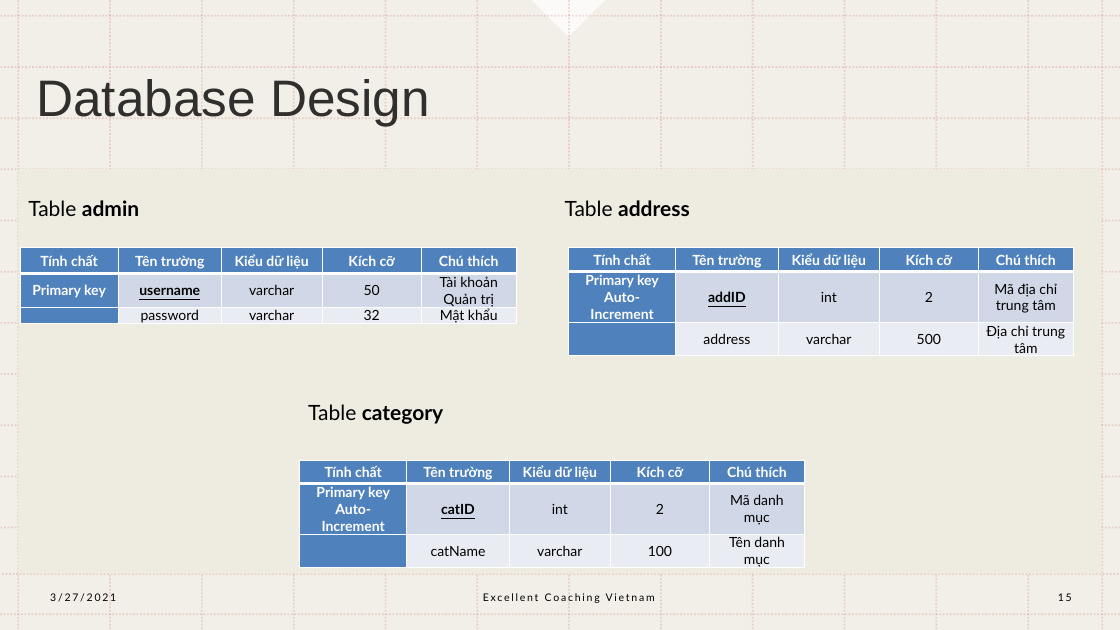
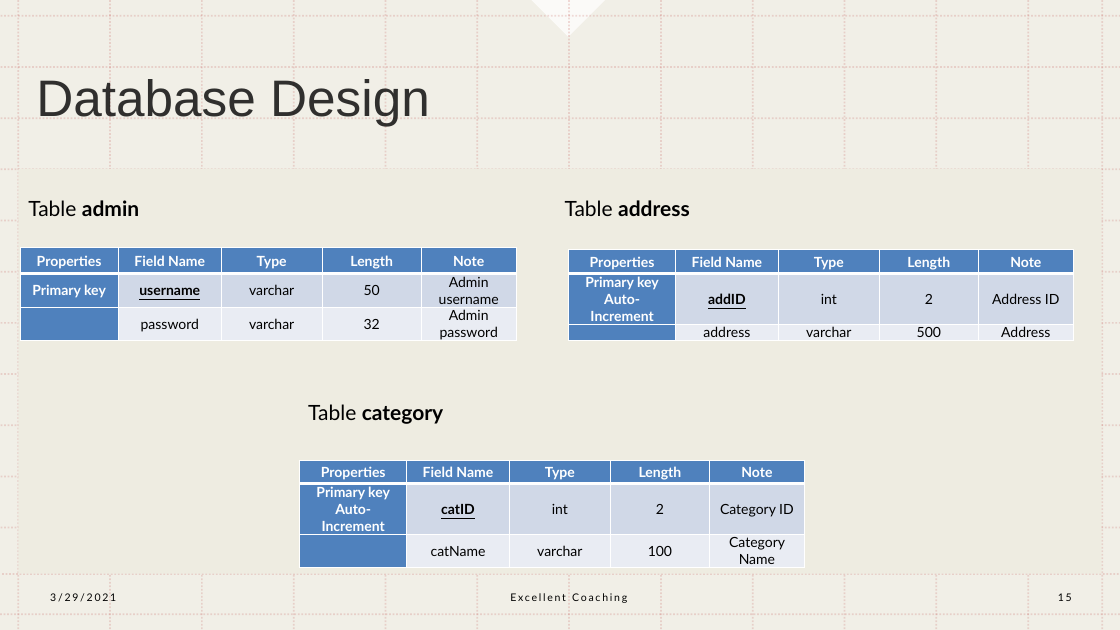
Before and after one commit to remichan97/excellent-coaching, a slide deck: slide 15 of documentation/Excellent Coaching Vietnam.pptx. Drawn at 1120x630 pixels with LibreOffice and Linux fonts; fonts in the diff are those of the drawing. Boxes give left, top, right and bottom in pixels: in the first picture for what was removed or moved away, otherwise in the second. Text is boxed around its words. In the diff, an @@ line names an element or a change of style, - is before the commit and + after.

```diff
--- a/documentation/Excellent Coaching Vietnam.pptx
+++ b/documentation/Excellent Coaching Vietnam.pptx
@@ table at (20,248,517,344) @@
-row 1: Tính chất | Tên trường | Kiểu dữ liệu | Kích cỡ | Chú thích
+row 1: Properties | Field Name | Type | Length | Note
-row 2, column 5: Tài khoản Quản trị
+row 2, column 5: Admin username
-row 3, column 5: Mật khẩu
+row 3, column 5: Admin password
@@ table at (569,250,1074,341) @@
-row 1: Tính chất | Tên trường | Kiểu dữ liệu | Kích cỡ | Chú thích
+row 1: Properties | Field Name | Type | Length | Note
-row 2, column 5: Mã địa chỉ trung tâm
+row 2, column 5: Address ID
-row 3, column 5: Địa chỉ trung tâm
+row 3, column 5: Address
@@ table at (300,461,805,568) @@
-row 1: Tính chất | Tên trường | Kiểu dữ liệu | Kích cỡ | Chú thích
+row 1: Properties | Field Name | Type | Length | Note
-row 2, column 5: Mã danh mục
+row 2, column 5: Category ID
-row 3, column 5: Tên danh mục
+row 3, column 5: Category Name
@@ text at (50,593,116,602): text changed @@
-3/27/2021
+3/29/2021
@@ text at (510,593,627,603): text changed @@
-Excellent Coaching Vietnam
+Excellent Coaching
```
Also in this commit, not shown: 18 other slides changed, 54 other files.
